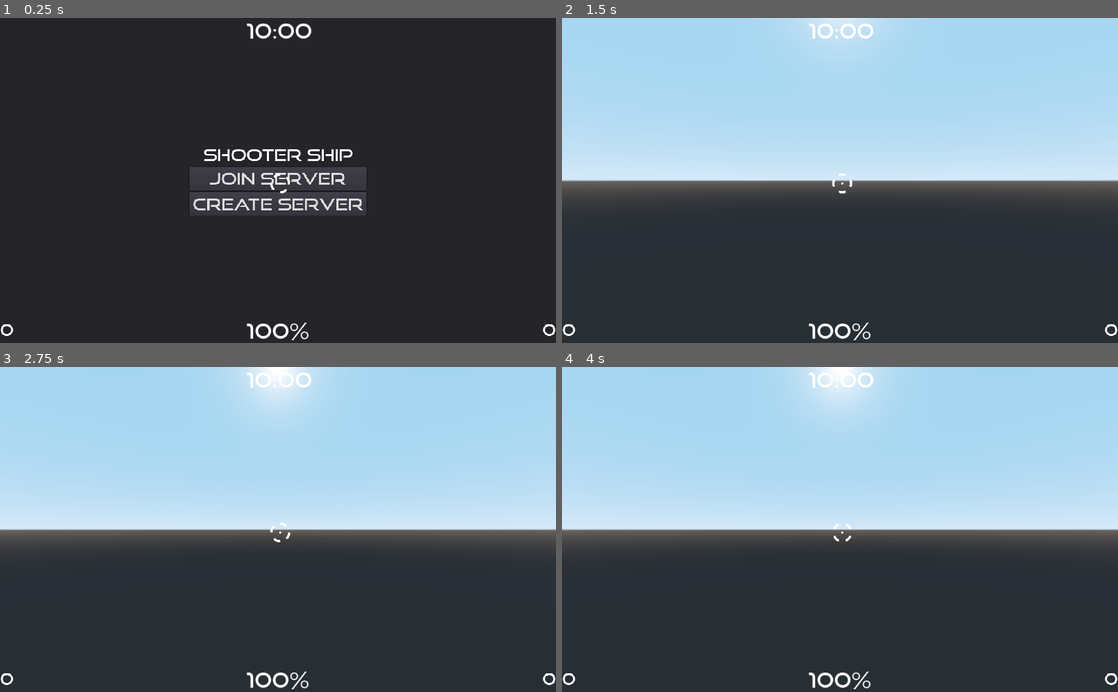
Above: before the commit, frames 1-4 (two rows, left to right).
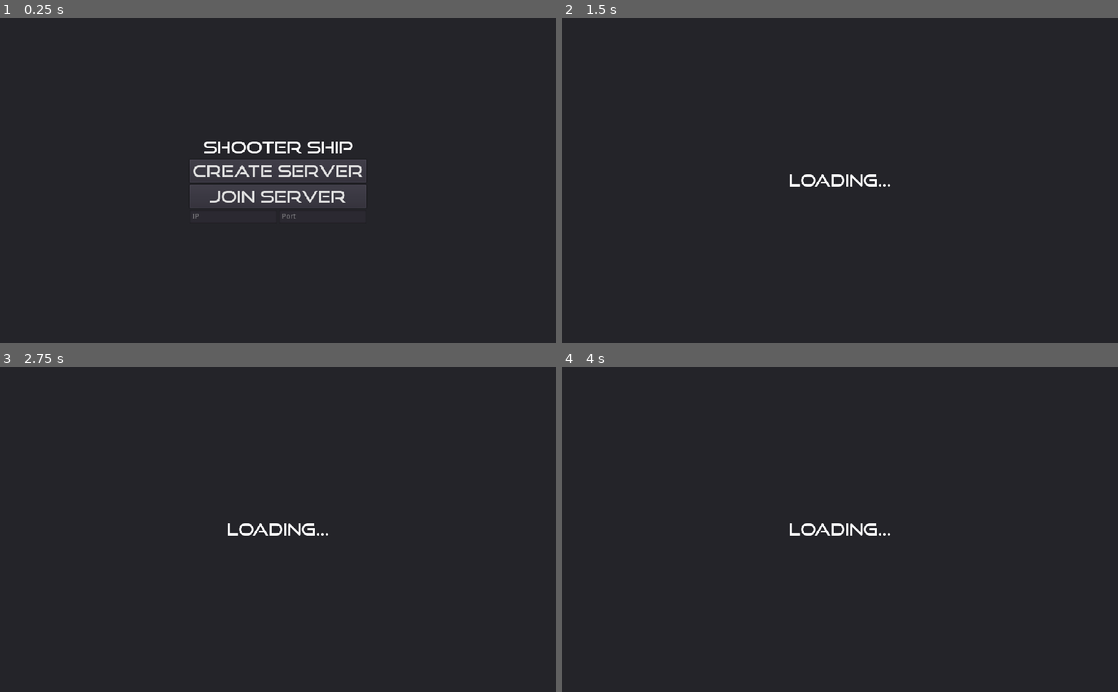
Above: after the commit, the same moments.

Repository: Leonmail2/ShooterShip
Game: Godot game, scene res://Main.tscn
The game is run twice, just before and just after one commit, with the same random seed, the same clock (stepped at 60 frames per second) and the same inputs. Before the commit the project starts from res://MainMenu.tscn.
Inputs (mouse positions are in pixels of both pictures, inside the frame that each line leads up to):
- Up to frame 1 (0.25 s): no input
- Up to frame 2 (1.5 s): click "Join Server" at 0.5 s; move the mouse to (867, 180) at 1.27 s; hold W (ui_up) from 1.28 s (still down)
- Up to frame 3 (2.75 s): keep holding W (ui_up); tap Space at 1.52, 2.27 s; move the mouse to (250, 529) at 2.02 s
- Up to frame 4 (4 s): keep holding W (ui_up); move the mouse to (851, 523) at 2.77 s; move the mouse to (834, 536) at 3.52 s; tap Space at 3.77 s

The runs differ from the first frame. In frame 1, 3.8% of the frame differs, in the area x 0-100%, y 1-100%; in frame 2, 55%, in the area x 0-100%, y 0-100%; in frame 3, 55%; in frame 4, 55%.

Commit message:
stil broken, but progress has been made

Diff:
--- a/GameManager.gd
+++ b/GameManager.gd
@@ -7,6 +7,9 @@
 var players = []
 onready var username = get_parent().username
 var client
+
+func _ready():
+	pass
 
 func load_level(level_name):
 	var level
@@ -19,8 +22,6 @@
 	add_child(level.instance())
 
 # Called when the node enters the scene tree for the first time.
-func _ready():
-	pass
 
 func connect_to_server(ip,port):
 	client = NetworkedMultiplayerENet.new()
@@ -46,6 +47,7 @@
 remote func start_game(level):
 	load_level(level)
 	$playerShip.movement_enabled = true
+	Input.set_mouse_mode(Input.MOUSE_MODE_CAPTURED)
 
 # Called every frame. 'delta' is the elapsed time since the previous frame.
 #func _process(delta):
--- a/HUD.gd
+++ b/HUD.gd
@@ -1,4 +1,4 @@
-extends Spatial
+extends Node2D
 
 
 # Declare member variables here. Examples:
@@ -8,7 +8,7 @@
 
 # Called when the node enters the scene tree for the first time.
 func _ready():
-	pass # Replace with function body.
+	hide()
 func update_enemy_score(new_score):
 	pass
 
@@ -29,4 +29,5 @@
 
 # Called every frame. 'delta' is the elapsed time since the previous frame.
 func _process(delta):
-	$Reticle.rotation += deg2rad(90 * delta)
+	$Reticle.position.x = int(get_viewport().size.x / 2)
+	$Reticle.position.y = int(get_viewport().size.y / 2)
--- a/Main.gd
+++ b/Main.gd
@@ -10,21 +10,18 @@
 
 # Called when the node enters the scene tree for the first time.
 func _ready():
-	Input.set_mouse_mode(Input.MOUSE_MODE_CAPTURED)
-	$UI.open_UI()
+	pass
 
 # Called every frame. 'delta' is the elapsed time since the previous frame.
 func _process(delta):
 	if Input.is_action_pressed("ui_cancel"):
 		Input.set_mouse_mode(Input.MOUSE_MODE_VISIBLE)
 
-func start_server():
-	$UI.close_UI()
+func _on_UI_start_server():
 	$Server.init_server(server_ip,server_port)
 
 
-func connect_to_server(ip,port):
-	$UI.close_UI()
+func _on_UI_join_server(ip,port):
 	$Client.connect_to_server(ip,port)
 
 func connect_to_self_server():
--- /dev/null
+++ b/Main.tscn
@@ -0,0 +1,30 @@
+[gd_scene load_steps=6 format=2]
+
+[ext_resource path="res://GameManager.gd" type="Script" id=1]
+[ext_resource path="res://Main.gd" type="Script" id=2]
+[ext_resource path="res://Server.gd" type="Script" id=3]
+[ext_resource path="res://player_ship.tscn" type="PackedScene" id=4]
+[ext_resource path="res://UI.tscn" type="PackedScene" id=5]
+
+[node name="Main" type="Spatial"]
+script = ExtResource( 2 )
+
+[node name="UI" parent="." instance=ExtResource( 5 )]
+
+[node name="Server" type="Spatial" parent="."]
+script = ExtResource( 3 )
+
+[node name="Client" type="Spatial" parent="."]
+script = ExtResource( 1 )
+
+[node name="playerShip" parent="Client" instance=ExtResource( 4 )]
+transform = Transform( 1, 0, 0, 0, 1, 0, 0, 0, 1, 0, 13.3685, -5.65253 )
+
+[node name="Players" type="Spatial" parent="Client"]
+
+[node name="countdownTimer" type="Timer" parent="Client"]
+
+[node name="MainMenu" type="CanvasLayer" parent="."]
+[connection signal="join_server" from="UI" to="." method="_on_UI_join_server"]
+[connection signal="start_server" from="UI" to="." method="_on_UI_start_server"]
+[connection signal="dead" from="Client/playerShip" to="Client" method="_on_player_dead"]
--- a/MainMenu.gd
+++ b/MainMenu.gd
@@ -35,7 +35,11 @@
 	$textScreen.hide()
 
 func _on_CreateServer_button_up():
+	close_title_screen()
+	display_text("Loading...")
 	emit_signal("start_server")
 
 func _on_JoinGame_button_up():
-	emit_signal("join_server")
+	close_title_screen()
+	display_text("Loading...")
+	emit_signal("join_server",$titleScreen/HBoxContainer/VBoxContainer/HBoxContainer/IP.text,int($titleScreen/HBoxContainer/VBoxContainer/HBoxContainer/Port.text))
--- a/Server.gd
+++ b/Server.gd
@@ -30,7 +30,11 @@
 
 # Called when the node enters the scene tree for the first time.
 func _ready():
-	pass # Replace with function body.
+	get_tree().connect("network_peer_connected", self, "_player_connected")
+	get_tree().connect("network_peer_disconnected", self, "_player_disconnected")
+	get_tree().connect("connected_to_server", self, "_connected_ok")
+	get_tree().connect("connection_failed", self, "_connected_fail")
+	get_tree().connect("server_disconnected", self, "_server_disconnected")
 
 func init_server(ip,port):
 	network = NetworkedMultiplayerENet.new()
@@ -42,6 +46,8 @@
 
 func _peer_connected(id):
 	players.append(player.new(id))
+	for item in players:
+		rset_id(item.id,"players",players)
 
 func _peer_disconnected(id):
 	for item in players:
--- a/UI.tscn
+++ b/UI.tscn
@@ -25,16 +25,16 @@
 }
 
 [node name="HBoxContainer" type="HBoxContainer" parent="titleScreen"]
-margin_top = 234.0
+margin_top = 220.0
 margin_right = 1024.0
-margin_bottom = 365.0
+margin_bottom = 379.0
 size_flags_vertical = 4
 alignment = 1
 
 [node name="VBoxContainer" type="VBoxContainer" parent="titleScreen/HBoxContainer"]
 margin_left = 347.0
 margin_right = 677.0
-margin_bottom = 131.0
+margin_bottom = 159.0
 size_flags_horizontal = 0
 
 [node name="Title" type="Label" parent="titleScreen/HBoxContainer/VBoxContainer"]
@@ -44,19 +44,38 @@
 text = "Shooter Ship"
 align = 1
 
-[node name="CreateServer" type="Button" parent="titleScreen/HBoxContainer/VBoxContainer"]
+[node name="JoinGame" type="Button" parent="titleScreen/HBoxContainer/VBoxContainer"]
 margin_top = 41.0
 margin_right = 330.0
 margin_bottom = 84.0
 custom_fonts/font = ExtResource( 2 )
-text = "Join Server"
+text = "Create Server"
 
-[node name="JoinGame" type="Button" parent="titleScreen/HBoxContainer/VBoxContainer"]
+[node name="CreateServer" type="Button" parent="titleScreen/HBoxContainer/VBoxContainer"]
 margin_top = 88.0
 margin_right = 330.0
 margin_bottom = 131.0
 custom_fonts/font = ExtResource( 2 )
-text = "Create Server"
+text = "Join Server"
+
+[node name="HBoxContainer" type="HBoxContainer" parent="titleScreen/HBoxContainer/VBoxContainer"]
+margin_top = 135.0
+margin_right = 330.0
+margin_bottom = 159.0
+alignment = 1
+
+[node name="IP" type="LineEdit" parent="titleScreen/HBoxContainer/VBoxContainer/HBoxContainer"]
+margin_right = 163.0
+margin_bottom = 24.0
+size_flags_horizontal = 3
+placeholder_text = "IP"
+
+[node name="Port" type="LineEdit" parent="titleScreen/HBoxContainer/VBoxContainer/HBoxContainer"]
+margin_left = 167.0
+margin_right = 330.0
+margin_bottom = 24.0
+size_flags_horizontal = 3
+placeholder_text = "Port"
 
 [node name="textScreen" type="MarginContainer" parent="."]
 visible = false
--- a/player_ship.tscn
+++ b/player_ship.tscn
@@ -1,9 +1,9 @@
 [gd_scene load_steps=23 format=2]
 
 [ext_resource path="res://player_ship.gd" type="Script" id=1]
+[ext_resource path="res://assets/crosshair066.png" type="Texture" id=2]
 [ext_resource path="res://HUD.gd" type="Script" id=3]
 [ext_resource path="res://assets/good times rg.ttf" type="DynamicFontData" id=4]
-[ext_resource path="res://assets/crosshair038.png" type="Texture" id=5]
 [ext_resource path="res://assets/defaultfont.tres" type="DynamicFont" id=6]
 
 [sub_resource type="ParticlesMaterial" id=1]
@@ -146,18 +146,22 @@
 transform = Transform( -1.40978e-07, 0, -3.22519, 0, 0.261747, 0, 1, 0, -4.37114e-08, 0, -3.84797, 0.19248 )
 shape = SubResource( 5 )
 
-[node name="HUD" type="Spatial" parent="."]
-transform = Transform( 0.766044, 0, 0.642788, 0, 1, 0, -0.642788, 0, 0.766044, 0, 0, 0 )
+[node name="HUD" type="Node2D" parent="."]
 script = ExtResource( 3 )
+
+[node name="Reticle" type="Sprite" parent="HUD"]
+position = Vector2( 509.845, 314.698 )
+scale = Vector2( 0.533008, 0.533008 )
+texture = ExtResource( 2 )
 
 [node name="HealthBar" type="Label" parent="HUD"]
 anchor_left = 0.5
 anchor_top = 1.0
 anchor_right = 0.5
 anchor_bottom = 1.0
-margin_left = -58.0
-margin_top = -46.0
-margin_right = 58.0
+margin_top = 554.0
+margin_right = 1024.0
+margin_bottom = 600.0
 custom_fonts/font = SubResource( 6 )
 text = "100%"
 align = 1
@@ -169,8 +173,7 @@
 [node name="TimeBar" type="Label" parent="HUD"]
 anchor_left = 0.5
 anchor_right = 0.5
-margin_left = -58.0
-margin_right = 58.0
+margin_right = 1024.0
 margin_bottom = 46.0
 custom_fonts/font = SubResource( 6 )
 text = "10:00"
@@ -179,20 +182,14 @@
 "_edit_use_anchors_": false
 }
 
-[node name="Reticle" type="Sprite" parent="HUD"]
-position = Vector2( 516.081, 305.442 )
-scale = Vector2( 0.5, 0.5 )
-texture = ExtResource( 5 )
-
 [node name="KillLabel" type="Label" parent="HUD"]
-anchor_left = 0.548
+anchor_left = 0.5
 anchor_top = 0.5
-anchor_right = 0.548
+anchor_right = 0.5
 anchor_bottom = 0.5
-margin_left = -325.152
-margin_top = -154.537
-margin_right = 226.848
-margin_bottom = -117.537
+margin_top = 285.913
+margin_right = 1024.0
+margin_bottom = 310.913
 custom_fonts/font = SubResource( 7 )
 align = 1
 __meta__ = {
@@ -202,8 +199,9 @@
 [node name="TeamScore" type="Label" parent="HUD"]
 anchor_top = 1.0
 anchor_bottom = 1.0
-margin_top = -48.0
-margin_right = 213.0
+margin_top = 563.0
+margin_right = 339.0
+margin_bottom = 600.0
 custom_fonts/font = ExtResource( 6 )
 text = "0"
 valign = 1
@@ -216,8 +214,10 @@
 anchor_top = 1.0
 anchor_right = 1.0
 anchor_bottom = 1.0
-margin_left = -213.0
-margin_top = -48.0
+margin_left = 609.0
+margin_top = 563.0
+margin_right = 1024.0
+margin_bottom = 600.0
 custom_fonts/font = ExtResource( 6 )
 text = "0"
 align = 2
--- a/project.godot
+++ b/project.godot
@@ -16,7 +16,7 @@
 [application]
 
 config/name="ShooterShip"
-run/main_scene="res://MainMenu.tscn"
+run/main_scene="res://Main.tscn"
 
 [input]
 
Not shown: 1 places in UI.tscn that only renumber resources
